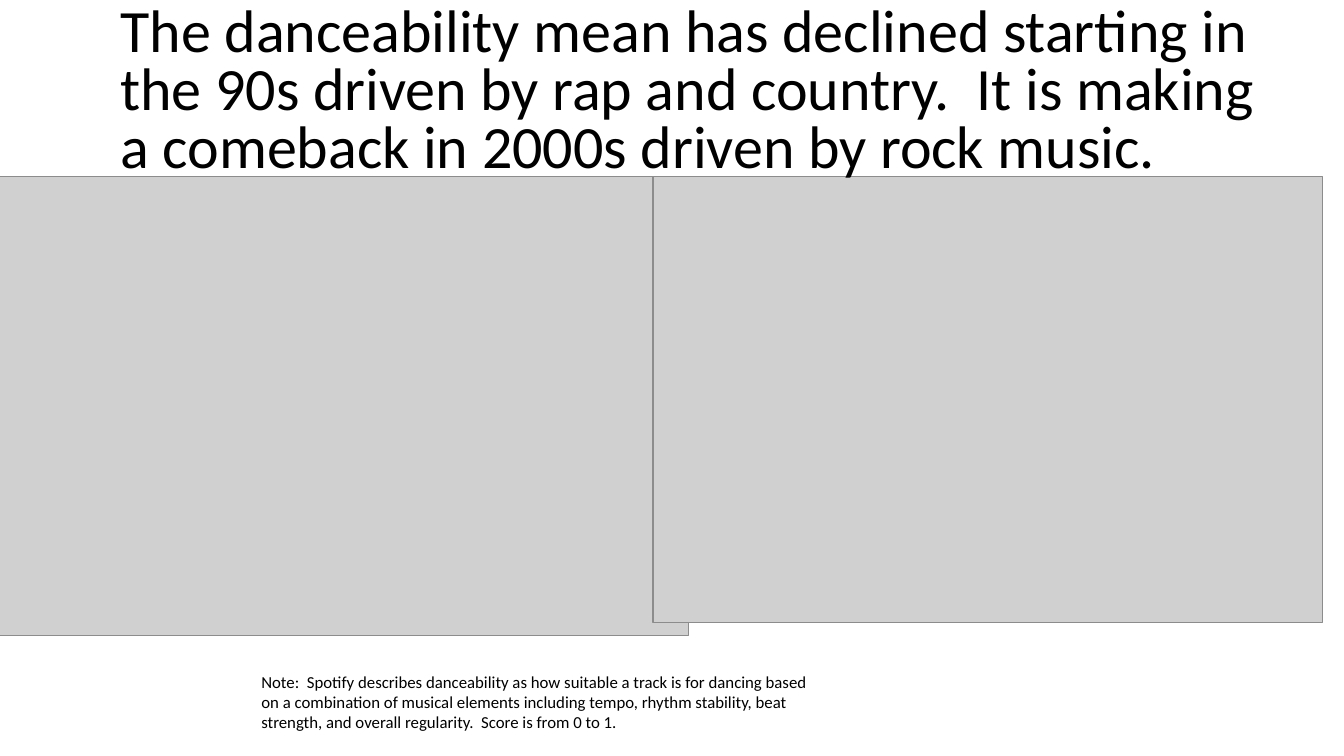
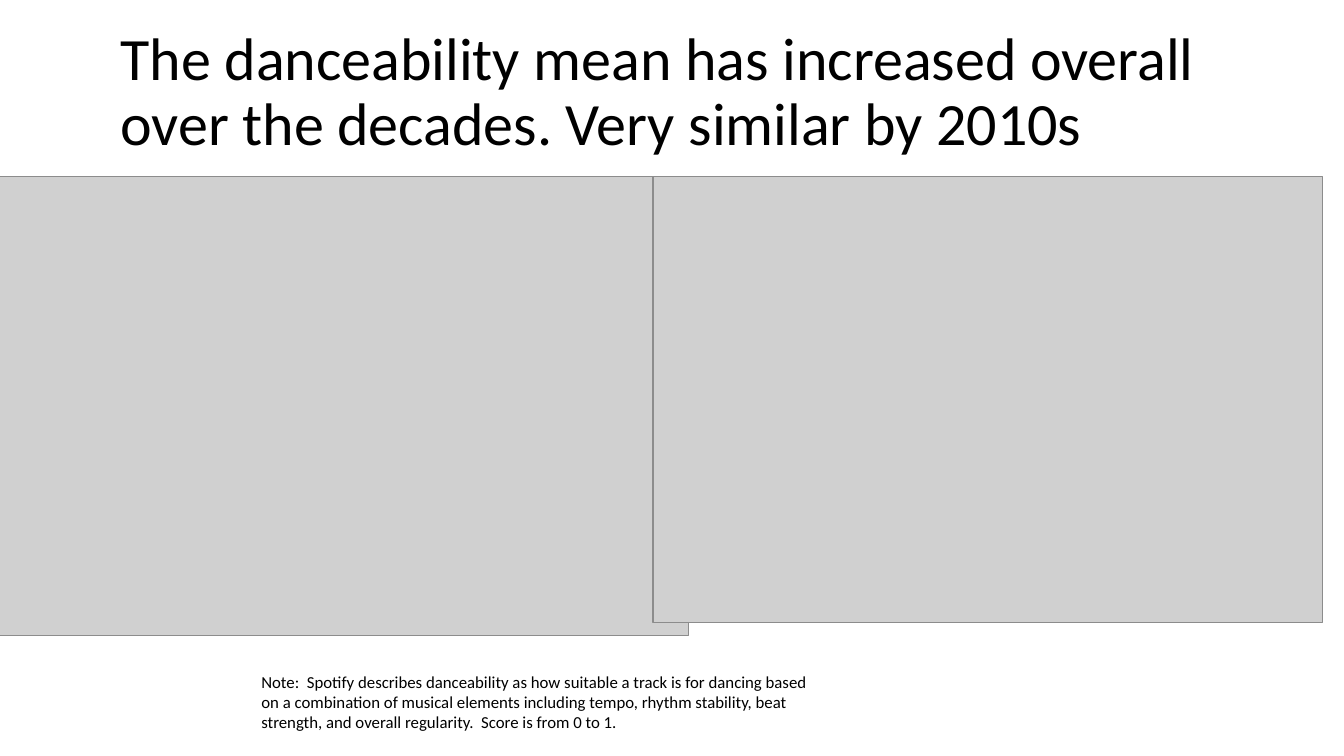
Before and after one commit to c-l-nguyen/hayleys-cosmic-songs, a slide deck: slide 6 of Music Trends Project v1.pptx. Drawn at 1344x756 pixels with LibreOffice and Linux fonts; fonts in the diff are those of the drawing; grey boxes stand for pictures. Boxes give left, top, right and bottom in pixels: in the first picture for what was removed or moved away, otherwise in the second. Text is boxed around its words. In the diff, an @@ line names an element or a change of style, - is before the commit and + after.

```diff
--- a/Music Trends Project v1.pptx
+++ b/Music Trends Project v1.pptx
@@ text at (120, 38, 1194, 155): text changed @@
-The danceability mean has declined starting in the 90s driven by rap and country. It is making a comeback in 2000s driven by rock music.
+The danceability mean has increased overall over the decades. Very similar by 2010s
```
Also in this commit, not shown: 6 other slides changed, 1 other file.
